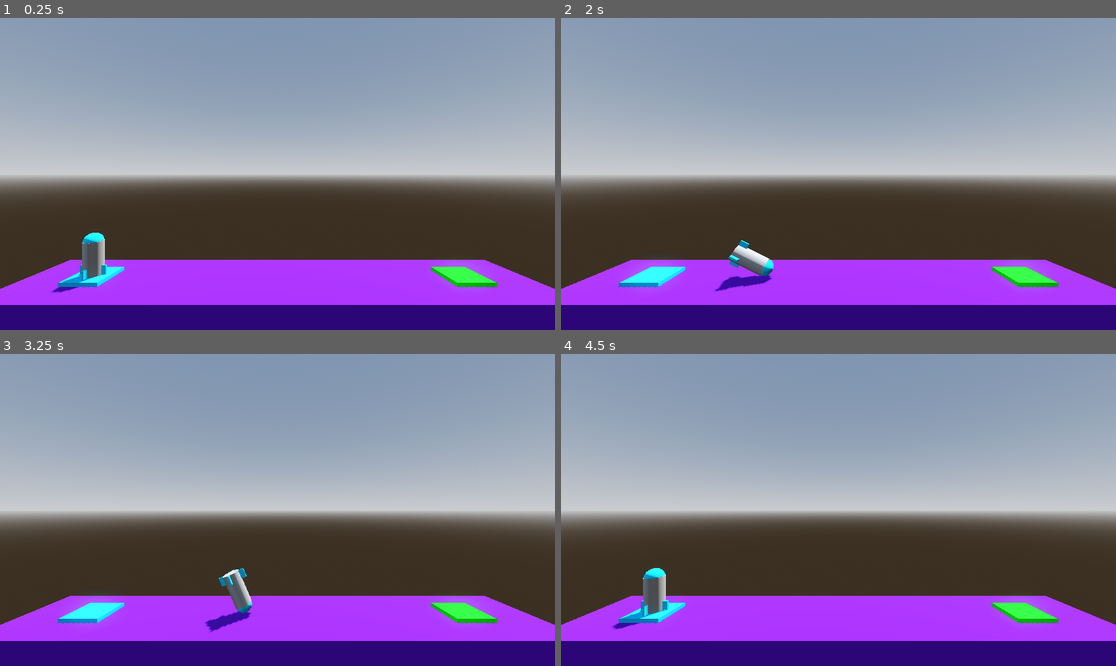
Above: before the commit, frames 1-4 (two rows, left to right).
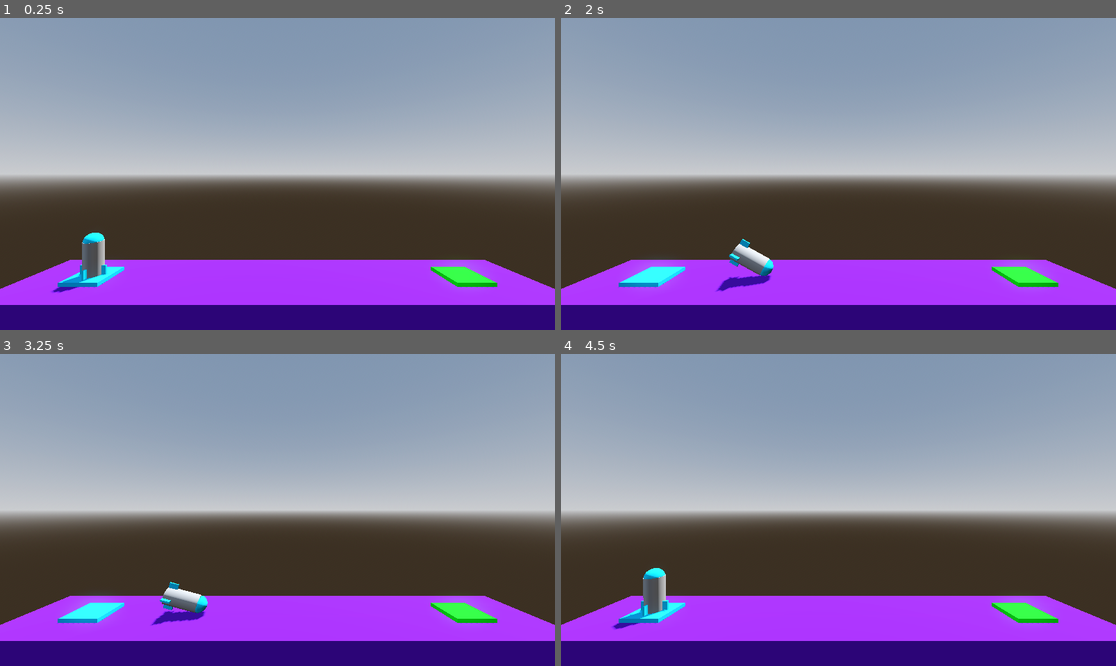
Above: after the commit, the same moments.

Repository: Z-Graham/ProjectBoost
Game: Godot game, scene res://levels/level.tscn
Two runs of this game, one before a commit and one after it. Both use one fixed random seed, a clock stepped at 60 frames per second and the inputs below.
Inputs:
- Up to frame 1 (0.25 s): no input
- Up to frame 2 (2 s): tap Enter at 0.5 s; hold D (rotate_Right) 0.53-1.28 s; hold Space (boost) 0.53-1.28 s; hold A (rotate_left) from 1.28 s (still down); tap Space (boost) at 1.35 s
- Up to frame 3 (3.25 s): release A (rotate_left) at 2.03 s; hold Space (boost) 2.03-2.78 s; hold D (rotate_Right) from 2.03 s (still down); tap Space (boost) at 2.85 s
- Up to frame 4 (4.5 s): release D (rotate_Right) at 3.53 s; hold Space (boost) 3.53-4.28 s; hold A (rotate_left) from 3.53 s (still down); tap Space (boost) at 4.35 s

The runs differ from the first frame. In frame 1, less than 0.1% of the frame differs, in the area x 14-16%, y 79-82%; in frame 2, 0.1%; in frame 3, 1.5%, in the area x 27-46%, y 68-90%; in frame 4, less than 0.1%.

Commit message:
moving object

Diff:
--- a/levels/level_4.tscn
+++ b/levels/level_4.tscn
@@ -28,7 +28,7 @@
 [sub_resource type="StandardMaterial3D" id="StandardMaterial3D_hjsbj"]
 albedo_color = Color(0, 1, 0.049999952, 1)
 
-[node name="Level_3" type="Node3D"]
+[node name="Level_4" type="Node3D"]
 
 [node name="WorldEnvironment" type="WorldEnvironment" parent="."]
 environment = SubResource("Environment_hjsbj")
--- a/levels/level_5.tscn
+++ b/levels/level_6.tscn
@@ -1,7 +1,11 @@
-[gd_scene load_steps=10 format=3 uid="uid://cv1s5bsqf4v48"]
+[gd_scene load_steps=10 format=3 uid="uid://t52deu20b45b"]
 
-[ext_resource type="Script" uid="uid://bul334o3wpo80" path="res://levels/landing_pad.gd" id="1_yaabq"]
-[ext_resource type="PackedScene" uid="uid://cdocl6vivcrwe" path="res://player/player.tscn" id="2_dhnqt"]
+[ext_resource type="Script" uid="uid://bul334o3wpo80" path="res://levels/landing_pad.gd" id="1_vflpa"]
+[ext_resource type="PackedScene" uid="uid://cdocl6vivcrwe" path="res://player/player.tscn" id="2_pltw0"]
+[ext_resource type="PackedScene" uid="uid://bt8y4cfwbg5nk" path="res://levels/moving_obstacle.tscn" id="3_pltw0"]
+
+[sub_resource type="StandardMaterial3D" id="StandardMaterial3D_pltw0"]
+albedo_color = Color(0, 1, 0.049999952, 1)
 
 [sub_resource type="ProceduralSkyMaterial" id="ProceduralSkyMaterial_umreq"]
 sky_horizon_color = Color(0.66224277, 0.6717428, 0.6867428, 1)
@@ -16,19 +20,21 @@
 tonemap_mode = 2
 glow_enabled = true
 
-[sub_resource type="StandardMaterial3D" id="StandardMaterial3D_hldmh"]
-albedo_color = Color(0.35605434, 0.0016099736, 0.69128054, 1)
-
 [sub_resource type="StandardMaterial3D" id="StandardMaterial3D_umreq"]
 albedo_color = Color(0.35605434, 0.0016099736, 0.69128054, 1)
 
 [sub_resource type="StandardMaterial3D" id="StandardMaterial3D_80vhd"]
 albedo_color = Color(0, 0.73333335, 1, 1)
 
-[sub_resource type="StandardMaterial3D" id="StandardMaterial3D_hjsbj"]
-albedo_color = Color(0, 1, 0.049999952, 1)
+[node name="Level_6" type="Node3D"]
 
-[node name="Level_3" type="Node3D"]
+[node name="landing_pad" type="CSGBox3D" parent="." groups=["Goal"]]
+transform = Transform3D(1, 0, 0, 0, 1, 0, 0, 0, 1, 11, 0.13106191, 0)
+use_collision = true
+size = Vector3(2.18, 0.25, 2.008)
+material = SubResource("StandardMaterial3D_pltw0")
+script = ExtResource("1_vflpa")
+file_path = "uid://cv1s5bsqf4v48"
 
 [node name="WorldEnvironment" type="WorldEnvironment" parent="."]
 environment = SubResource("Environment_hjsbj")
@@ -36,18 +42,6 @@
 [node name="DirectionalLight3D" type="DirectionalLight3D" parent="."]
 transform = Transform3D(-0.8660254, -0.43301278, 0.25, 0, 0.49999997, 0.86602545, -0.50000006, 0.75, -0.43301266, 0, 0, 0)
 shadow_enabled = true
-
-[node name="obstacle" type="CSGBox3D" parent="." groups=["Bad"]]
-transform = Transform3D(1, 0, 0, 0, 1, 0, 0, 0, 1, 0.36900997, 6.680453, 0.0034217834)
-use_collision = true
-size = Vector3(30.821976, 5.8055344, 4.993164)
-material = SubResource("StandardMaterial3D_hldmh")
-
-[node name="obstacle2" type="CSGBox3D" parent="." groups=["Bad"]]
-transform = Transform3D(1, 0, 0, 0, 1, 0, 0, 0, 1, -16.520441, 0.79369545, 0.097530365)
-use_collision = true
-size = Vector3(3, 17.626877, 4.993164)
-material = SubResource("StandardMaterial3D_hldmh")
 
 [node name="floor" type="CSGBox3D" parent="." groups=["Bad"]]
 transform = Transform3D(1, 0, 0, 0, 1, 0, 0, 0, 1, 0, -4, 0)
@@ -61,18 +55,15 @@
 size = Vector3(2.18, 0.25, 2.0075684)
 material = SubResource("StandardMaterial3D_80vhd")
 
-[node name="landing_pad" type="CSGBox3D" parent="." groups=["Goal"]]
-transform = Transform3D(-4.371139e-08, -1, 0, 1, -4.371139e-08, 0, 0, 0, 1, 15.179071, 1.8331325, 0.006929636)
-use_collision = true
-size = Vector3(3.8737645, 0.25, 5.0165706)
-material = SubResource("StandardMaterial3D_hjsbj")
-script = ExtResource("1_yaabq")
-file_path = "uid://bppgalo8yq4j2"
-
 [node name="Camera3D" type="Camera3D" parent="."]
 transform = Transform3D(1, 0, 0, 0, 1, 0, 0, 0, 1, 0, 6.2145953, 12.169729)
 
-[node name="player" parent="." instance=ExtResource("2_dhnqt")]
+[node name="player" parent="." instance=ExtResource("2_pltw0")]
 transform = Transform3D(1, 0, 0, 0, 1, 0, 0, 0, 1, -11, 1.2545252, 0)
 
+[node name="moving obstacle" parent="." instance=ExtResource("3_pltw0")]
+transform = Transform3D(1, 0, 0, 0, 1, 0, 0, 0, 1, 0, 1.4885068, 0)
+destination = Vector3(0, 10, 0)
+duration = 0.5
+
 [connection signal="body_entered" from="player" to="player" method="_on_body_entered"]
--- /dev/null
+++ b/levels/moving_obstacle.gd
@@ -0,0 +1,11 @@
+extends AnimatableBody3D
+
+@export var destination:Vector3
+@export var duration:float
+
+func _ready() -> void:
+	var tween = create_tween()
+	tween.set_loops()
+	tween.set_trans(Tween.TRANS_SINE)
+	tween.tween_property(self,"global_position", global_position+destination, duration)
+	tween.tween_property(self,"global_position", global_position,duration)
--- /dev/null
+++ b/levels/moving_obstacle.tscn
@@ -0,0 +1,26 @@
+[gd_scene load_steps=6 format=3 uid="uid://bt8y4cfwbg5nk"]
+
+[ext_resource type="Script" uid="uid://bcmyhbmdbmi6h" path="res://levels/moving_obstacle.gd" id="1_d1e3i"]
+
+[sub_resource type="PhysicsMaterial" id="PhysicsMaterial_vflpa"]
+
+[sub_resource type="StandardMaterial3D" id="StandardMaterial3D_pltw0"]
+albedo_color = Color(1, 0, 0, 1)
+
+[sub_resource type="BoxMesh" id="BoxMesh_qskt5"]
+size = Vector3(3, 3, 3)
+
+[sub_resource type="ConvexPolygonShape3D" id="ConvexPolygonShape3D_8tsbn"]
+points = PackedVector3Array(1.5, 1.5, 1.5, 1.5, 1.5, -1.5, -1.5, 1.5, 1.5, 1.5, -1.5, 1.5, 1.5, -1.5, -1.5, -1.5, 1.5, -1.5, -1.5, -1.5, 1.5, -1.5, -1.5, -1.5)
+
+[node name="moving obstacle" type="AnimatableBody3D" groups=["Bad"]]
+physics_material_override = SubResource("PhysicsMaterial_vflpa")
+script = ExtResource("1_d1e3i")
+destination = Vector3(0, 3, 0)
+
+[node name="MeshInstance3D" type="MeshInstance3D" parent="."]
+material_override = SubResource("StandardMaterial3D_pltw0")
+mesh = SubResource("BoxMesh_qskt5")
+
+[node name="CollisionShape3D" type="CollisionShape3D" parent="."]
+shape = SubResource("ConvexPolygonShape3D_8tsbn")
--- a/player/player.gd
+++ b/player/player.gd
@@ -4,31 +4,37 @@
 @export var force=1500.0
 @export var turn_force=600.0
 
+var transitioning=false
 func _process(delta: float) -> void:
-	if Input.is_action_pressed("boost"):
-		apply_central_force(basis.y*delta*force)
+	if not transitioning:
+		if Input.is_action_pressed("boost"):
+			apply_central_force(basis.y*delta*force)
 
-	if Input.is_action_pressed("rotate_left"):
-		apply_torque(Vector3(0.0,0.0,1.0)*delta*turn_force)
+		if Input.is_action_pressed("rotate_left"):
+			apply_torque(Vector3(0.0,0.0,1.0)*delta*turn_force)
 
-	if Input.is_action_pressed("rotate_Right"):
-		apply_torque(Vector3(0.0,0.0,-1.0)*delta*turn_force)
+		if Input.is_action_pressed("rotate_Right"):
+			apply_torque(Vector3(0.0,0.0,-1.0)*delta*turn_force)
 
 
 func crash_sequence():
+	print('kaboom')
+	gravity_scale=0
+	transitioning=true
 	await get_tree().create_timer(2.5).timeout
-	print('kaboom')
 	get_tree().reload_current_scene.call_deferred()
 
 func complete_level(next_level_file):
+	transitioning=true
 	await get_tree().create_timer(2.5).timeout
 	get_tree().change_scene_to_file.call_deferred(next_level_file)
 
 func _on_body_entered(body: Node) -> void:
-	if "Goal" in body.get_groups():
-		if body.file_path:
-			complete_level(body.file_path)
-		else:
-			print('No next level found')
-	if "Bad" in body.get_groups():
-		crash_sequence()
+	if not transitioning:
+		if "Goal" in body.get_groups():
+			if body.file_path:
+				complete_level(body.file_path)
+			else:
+				print('No next level found')
+		if "Bad" in body.get_groups():
+			crash_sequence()
--- a/player/player.tscn
+++ b/player/player.tscn
@@ -56,11 +56,11 @@
 mesh = SubResource("BoxMesh_oul6g")
 
 [node name="MeshInstance3D3" type="MeshInstance3D" parent="."]
-transform = Transform3D(1, 0, 0, 0, 1, 0, 0, 0, 1, -0.5425274, -0.7327258, 0)
+transform = Transform3D(1, 0, 0, 0, 1, 0, 0, 0, 1, -0.5425274, -0.72486037, 0)
 mesh = SubResource("BoxMesh_oul6g")
 
 [node name="MeshInstance3D4" type="MeshInstance3D" parent="."]
-transform = Transform3D(1, 0, 0, 0, 1, 0, 0, 0, 1, 0, -0.74283355, 0.5690783)
+transform = Transform3D(1, 0, 0, 0, 1, 0, 0, 0, 1, 0, -0.73467827, 0.5690783)
 mesh = SubResource("BoxMesh_rkbax")
 
 [node name="MeshInstance3D6" type="MeshInstance3D" parent="."]
Not shown, added: levels/moving_obstacle.gd.uid
